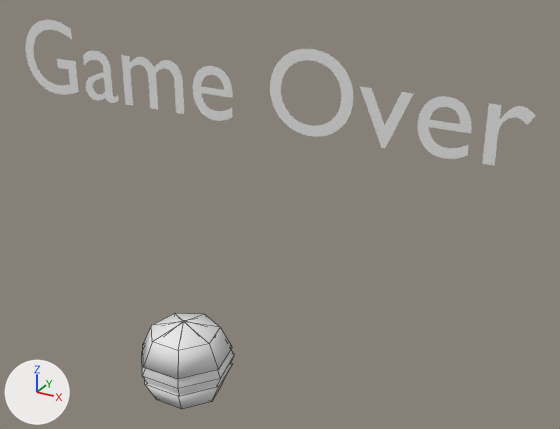
The Blender file Assets/Models/Blend/Assets_001.blend: old version first, new version second.
The view is the same before and after, from a 50 mm camera at (4.1, -5.44, 4.58) aimed at (1.02, 0.14, 1.79). Lighting does not change. The marker at lower left points along +X, +Y and +Z. Text is drawn in Blender's own font. Mesh edges are drawn as thin lines on the coarser meshes. The same objects are shown in both versions, whatever each file hides. Objects named as collision shapes, trigger or cutter boxes, shadow casters or lower levels of detail are left out.

The older version as bpy lines, for what is in view:
```python
me_sphere = bpy.data.meshes.new('Sphere')
me_sphere.from_pydata(...)  # 23 vertices, 28 faces; spans x -0.487..0.487, y -0.45..0.5, z -0.46..0.46
me_sphere.polygons.foreach_set('use_smooth', [True] * 28)
me_sphere_001 = bpy.data.meshes.new('Sphere.001')
me_sphere_001.from_pydata(...)  # 52 vertices, 46 faces; spans x -0.466..0.466, y -0.431..0.478, z -0.453..0.453
me_sphere_001.polygons.foreach_set('use_smooth', [True] * 46)
txt_text_003 = bpy.data.curves.new('Text.003', 'FONT')
txt_text_003.body = 'Game Over'
txt_text_003.fill_mode = 'FRONT'
txt_text_003.offset_x = -1.778
txt_text_003.offset_y = 0.0207
ob_sphere = bpy.data.objects.new('Sphere', me_sphere)
ob_sphere.location = (0.0, 0.0, 0.0)
ob_sphere_001 = bpy.data.objects.new('Sphere.001', me_sphere_001)
ob_sphere_001.location = (0.0, 0.0, 0.0)
ob_text_002 = bpy.data.objects.new('Text.002', txt_text_003)
ob_text_002.location = (0.095, -0.083, 2.639)
ob_text_002.rotation_euler = (1.571, 0.0, 0.0)  # degrees (90, 0, 0)
```
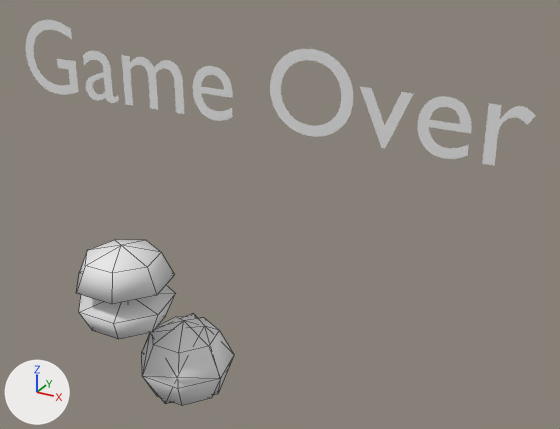
Boxes (x1, y1, x2, y2) around the edits, measured in the pictures (560 x 429 px):
'Sphere.001', moved: before (143, 313, 232, 409); after (77, 240, 176, 339)
'Ball_LOD1', added: after (142, 314, 234, 404)
'Sphere', unchanged, uncovered by the edit: before (142, 320, 234, 394); after (142, 317, 234, 405)

The change, as a diff of the scene's bpy script:
```diff
--- a/Assets/Models/Blend/Assets_001.blend.py
+++ b/Assets/Models/Blend/Assets_001.blend.py
@@ me_sphere_002 @@
+me_sphere_002.from_pydata([(-0.12, 0.326, 0.343), (-0.031, 0.467, -0.078), (0.391, 0.312, 0.0), (0.487, -0.111, 0.0), (0.345, 0.044, -0.343), (0.217, -0.45, 0.131), (-0.292, -0.19, 0.343), (-0.217, -0.45, 0.0), (-0.034, -0.346, -0.343), (0.218, 0.05, 0.444), (-0.487, -0.111, 0.0), (-0.391, 0.312, 0.0), (-0.328, 0.075, -0.344), (0.0, 0.0, -0.46)], [], [(13, 1, 4), (5, 9, 6), (13, 4, 8), (2, 1, 0, 9), (6, 10, 7), (13, 8, 12), (6, 9, 0), (0, 1, 11), (13, 12, 1), (11, 1, 12), (2, 4, 1), (4, 3, 5, 8), (2, 3, 4), (3, 9, 5), (9, 3, 2), (10, 12, 8, 7), (5, 7, 8), (5, 6, 7), (11, 10, 6, 0), (10, 11, 12)])
+me_sphere_002.polygons.foreach_set('use_smooth', [True] * 20)
@@ ob_sphere_001 @@
 ob_sphere_001 = bpy.data.objects.new('Sphere.001', me_sphere_001)
-ob_sphere_001.location = (0.0, 0.0, 0.0)
+ob_sphere_001.location = (-0.358, -0.422, 0.951)
@@ ob_ball_lod1 @@
+ob_ball_lod1 = bpy.data.objects.new('Ball_LOD1', me_sphere_002)
+ob_ball_lod1.location = (0.0, 0.0, 0.0)
```
